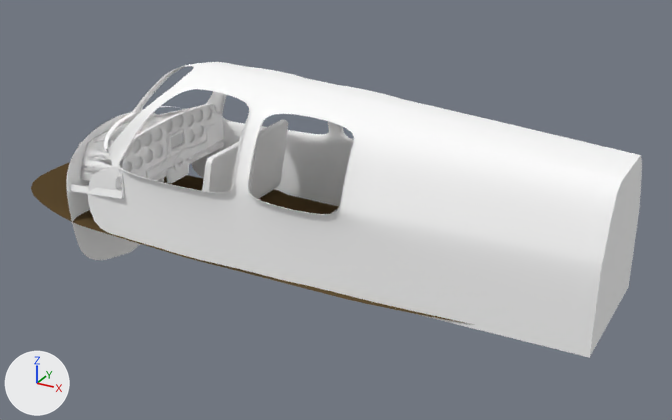
One commit to the Blender file Blender/beecha35int.blend: the scene before it, then after it.
One viewpoint serves both versions: a 50 mm camera at (5.6, -4.39, 2.2) aimed at (3.14, 0.08, -0.03). Every picture has the same lights, and +X, +Y and +Z are marked at lower left.

The first picture shows 'chromecenter', 'dash', 'firewall', 'floor', 'frontseats', 'panel', 'panelbg', 'windowrims'.
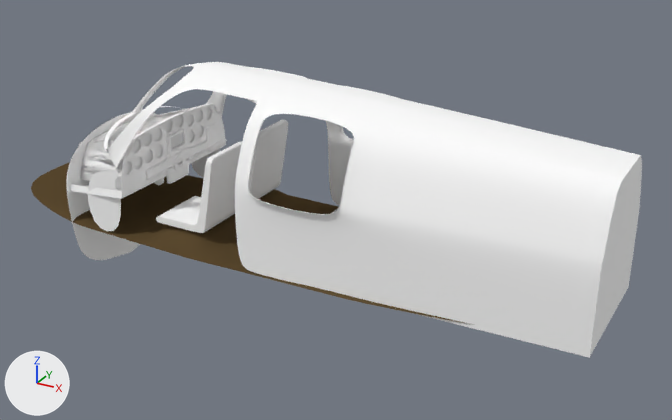
Location of each change, [x1, y1, x2, y2] in pixels of the pictures (672 x 420 px):
part 1 of me_circle_014, deleted: before [110, 101, 330, 267]

The change in detail:
me_circle_014 has 109 vertices, 75 faces and spans x -0.77..0.27, y 0.0..0.58, z -0.79..2.32.
me_circle_014 is used by ob_windowrims; location (2.502, 0.0, 0.0); rotation (0.0, 1.571, 0.0), in degrees (0, 90, 0).
Verts and faces of me_circle_014; kept vertices keep their numbers, new ones are numbered from 109.
Before the commit, vertices of me_circle_014: 10 (-0.22, 0.58, 0.0), 12 (-0.21, 0.54, -0.51), 14 (-0.6, 0.4, 0.34), 15 (-0.22, 0.56, 0.34), 16 (-0.42, 0.5, 0.34).
Before the commit, vertices of me_circle_014: 19 (-0.69, 0.28, 0.34), 21 (-0.31, 0.54, 0.34), 52 (-0.22, 0.55, 0.0), 54 (-0.21, 0.51, -0.51), 56 (-0.6, 0.37, 0.34).
Before the commit, vertices of me_circle_014: 57 (-0.22, 0.53, 0.34), 58 (-0.42, 0.47, 0.34), 61 (-0.69, 0.25, 0.34), 63 (-0.31, 0.51, 0.34), 87 (0.23, 0.55, 0.0).
Before the commit, vertices of me_circle_014: 88 (0.24, 0.51, -0.51), 89 (0.23, 0.53, 0.34), 106 (-0.51, 0.46, 0.34), 107 (-0.51, 0.43, 0.34).
Part 1, on me_circle_014:
Vertices deleted: 10, 14, 15, 16, 21, 52, 87, 106 (with the faces that use them).
